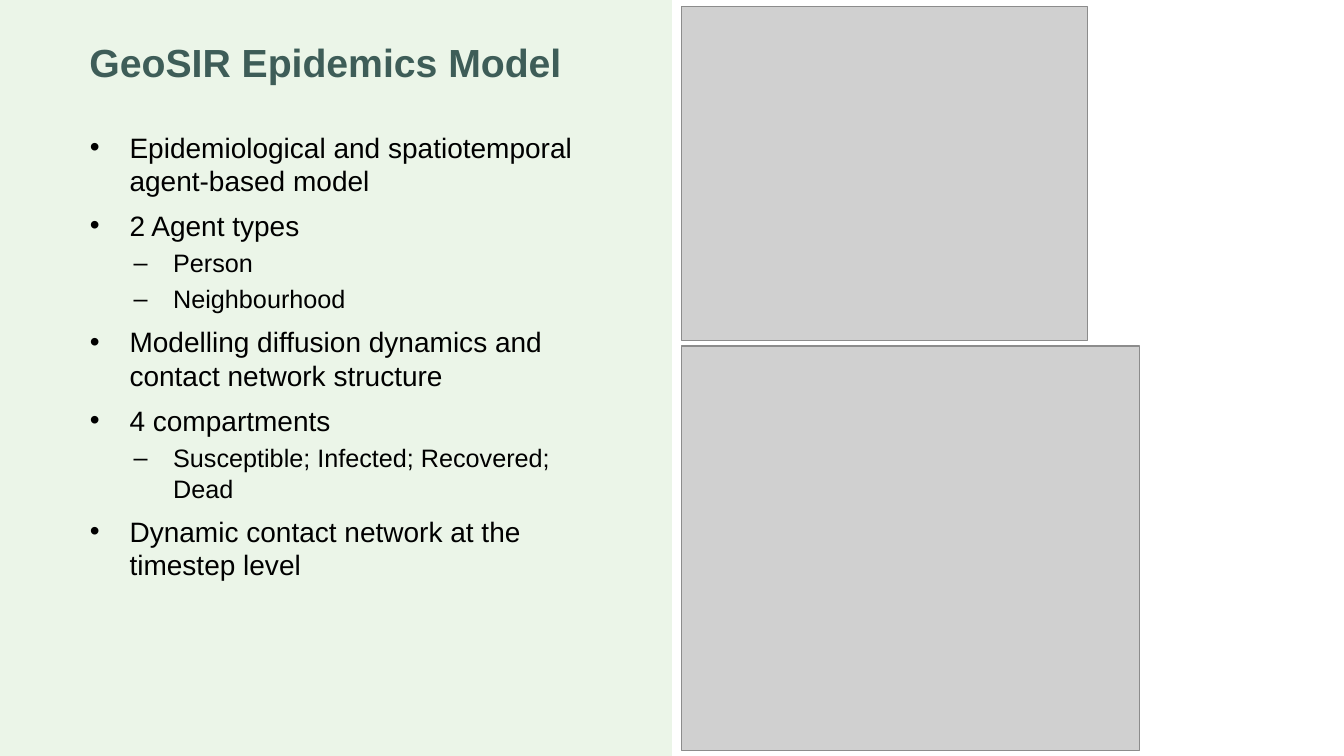
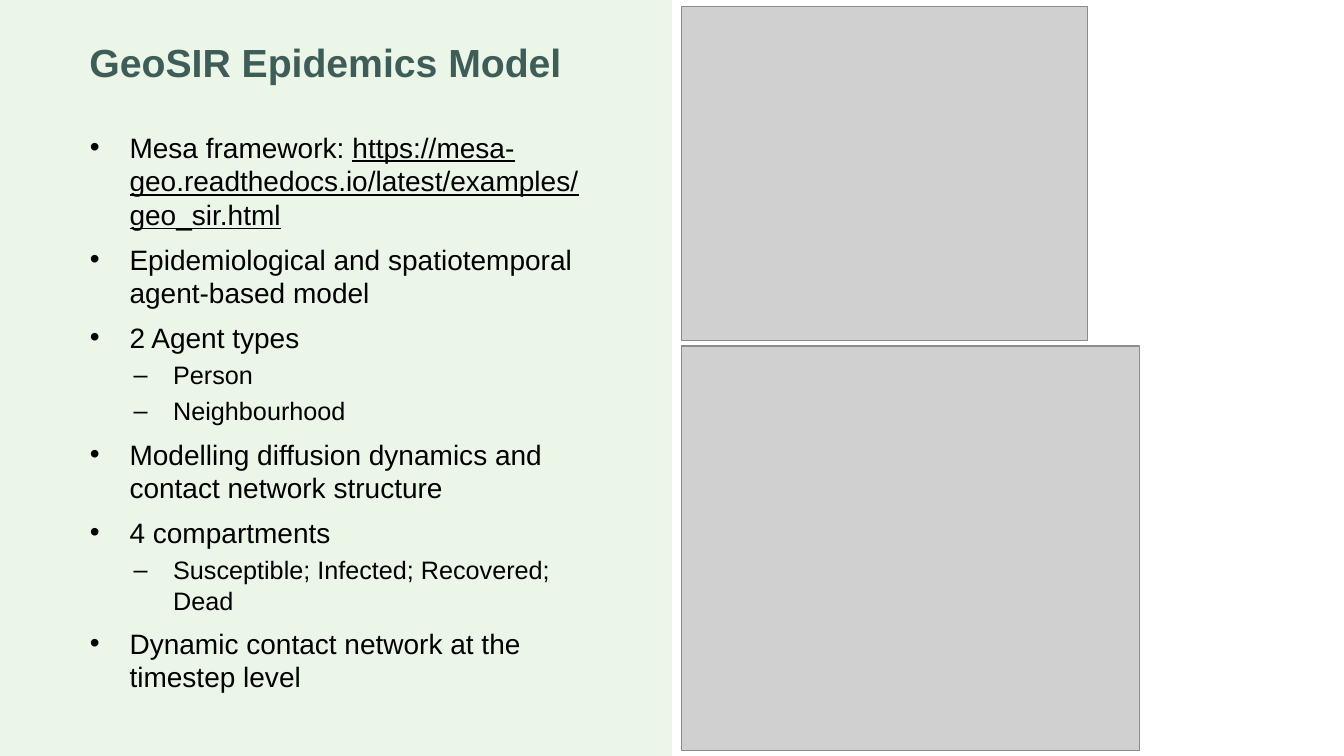
Before and after one commit to Plant-Food-Research-Open/calisim-examples-workshop-material, a slide deck: slide 8 of presentations/te_punaha_matatini/2025_10_calisim_workshop.pptx. Drawn at 1344x756 pixels with LibreOffice and Linux fonts; fonts in the diff are those of the drawing; grey boxes stand for pictures; background and template pictures are left out. Boxes give left, top, right and bottom in pixels: in the first picture for what was removed or moved away, otherwise in the second. Text is boxed around its words. In the diff, an @@ line names an element or a change of style, - is before the commit and + after.

```diff
--- a/presentations/te_punaha_matatini/2025_10_calisim_workshop.pptx
+++ b/presentations/te_punaha_matatini/2025_10_calisim_workshop.pptx
@@ text at [130, 137, 579, 230]: paragraph added @@
+• Mesa framework: https://mesa-geo.readthedocs.io/latest/examples/geo_sir.html
```
Also in this commit, not shown: 4 other files.
